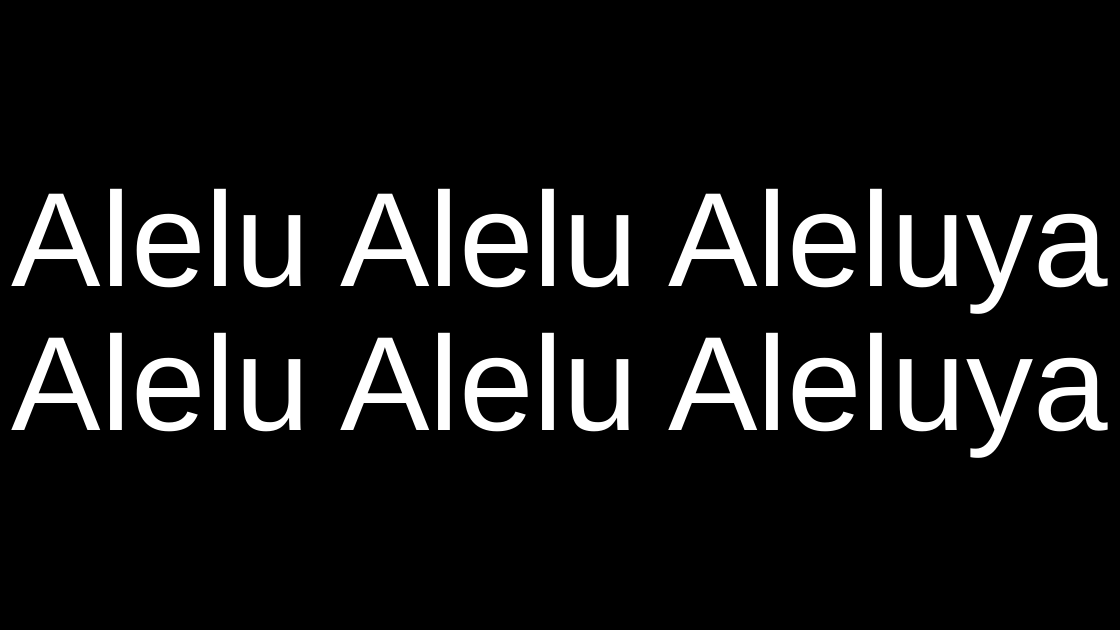
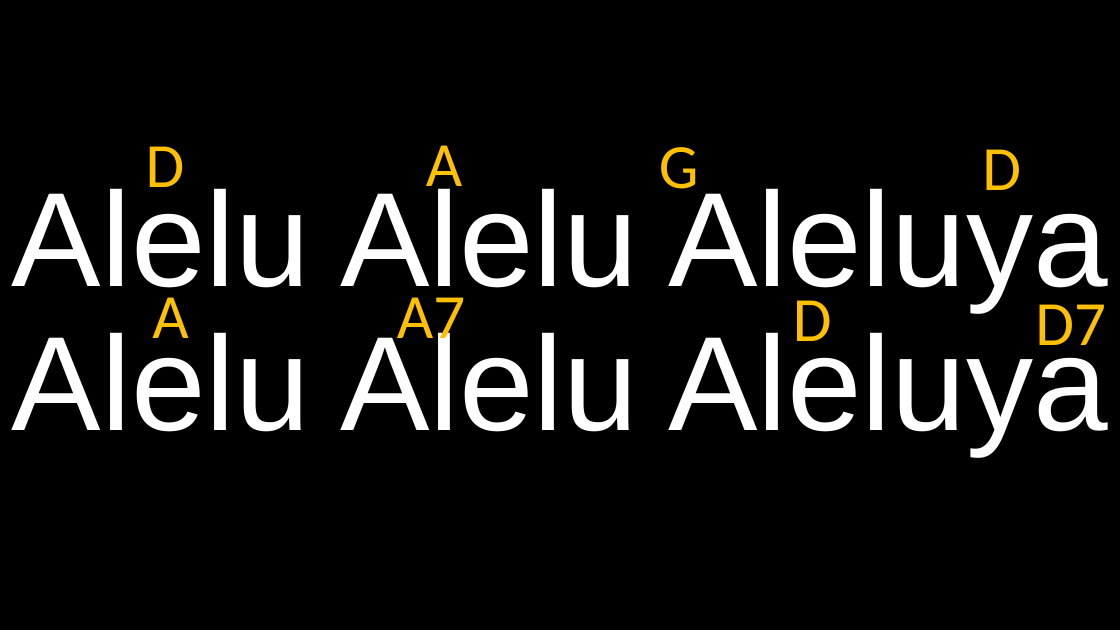
Before and after one commit to CHRISTIANARIBAL/Simbahan, a slide deck: slide 2 of Kanta/pagdayeg/^Alelu Alelu Aleluya.pptx. Drawn at 1120x630 pixels with LibreOffice and Linux fonts; fonts in the diff are those of the drawing. Boxes give left, top, right and bottom in pixels: in the first picture for what was removed or moved away, otherwise in the second. Text is boxed around its words. In the diff, an @@ line names an element or a change of style, - is before the commit and + after.

```diff
--- a/Kanta/pagdayeg/^Alelu Alelu Aleluya.pptx
+++ b/Kanta/pagdayeg/^Alelu Alelu Aleluya.pptx
@@ text added at (146,146,185,187), 54 pt, text #FFC000 @@
+D
@@ text added at (426,145,462,201), 54 pt, text #FFC000 @@
+A
@@ text added at (659,147,699,189), 54 pt, text #FFC000 @@
+G
@@ text added at (982,149,1021,190), 54 pt, text #FFC000 @@
+D
@@ text added at (152,286,188,338), 54 pt, text #FFC000 @@
+A
@@ text added at (397,297,465,354), 54 pt, text #FFC000 @@
+A7
@@ text added at (793,300,832,341), 54 pt, text #FFC000 @@
+D
@@ text added at (1035,304,1106,360), 54 pt, text #FFC000 @@
+D7
```
Also in this commit, not shown: 3 other slides changed, 22 other files.
